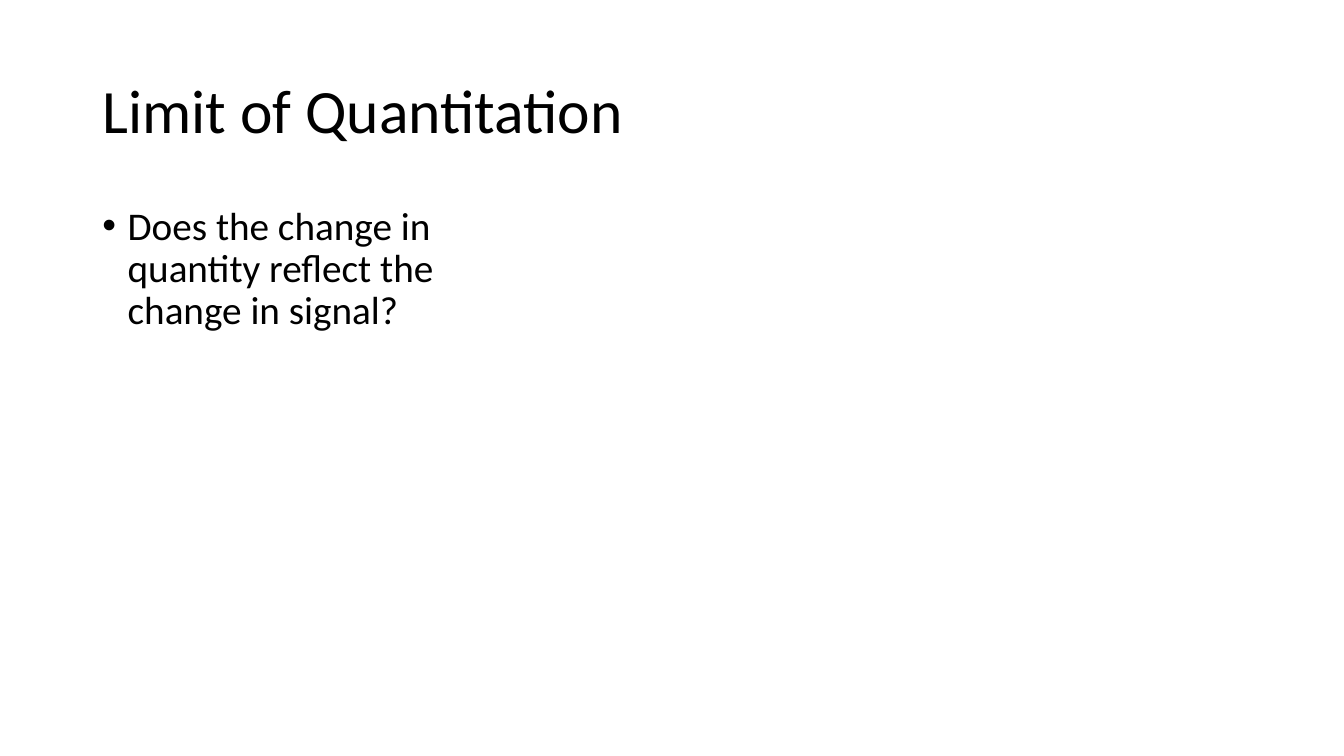
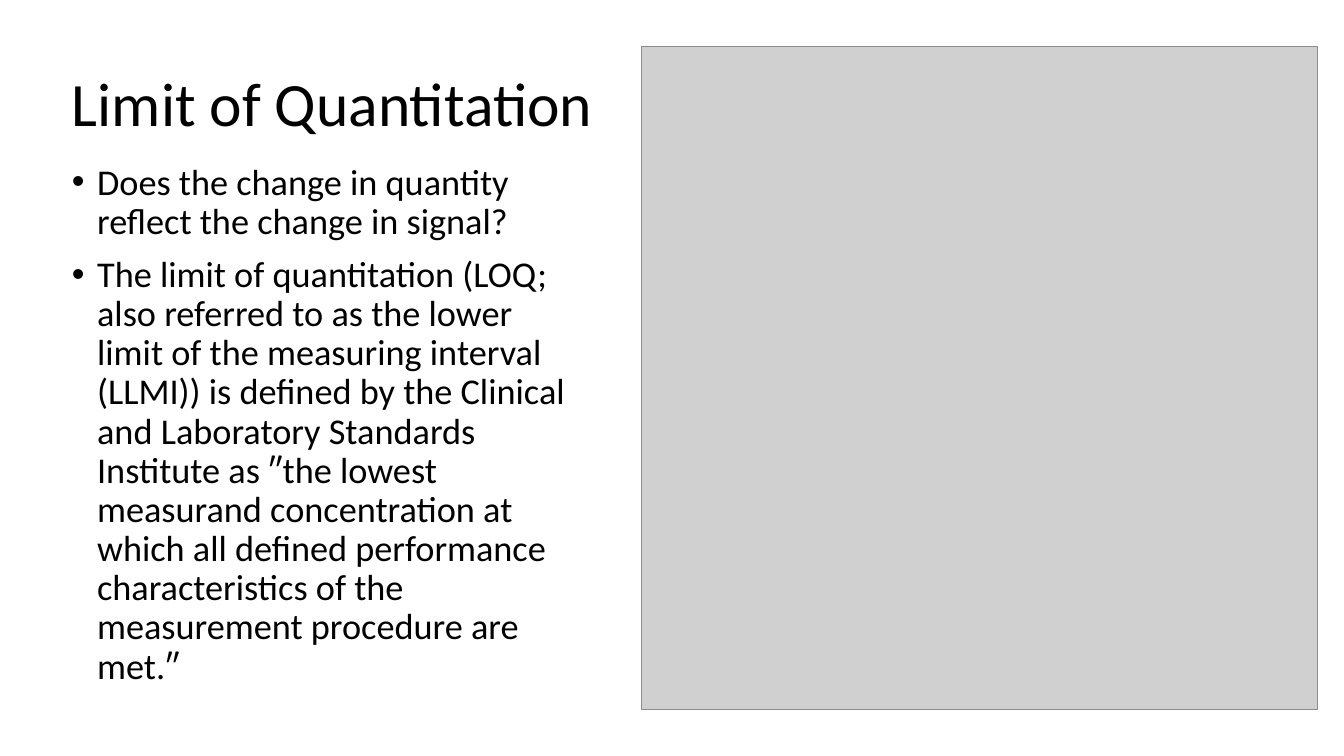
Before and after one commit to beliveau-lab/gen575, a slide deck: slide 23 of lectures/3.Quant101.Calibration.pptx (slide 18 before the commit). Drawn at 1344x756 pixels with LibreOffice and Linux fonts; fonts in the diff are those of the drawing; grey boxes stand for pictures. Boxes give left, top, right and bottom in pixels: in the first picture for what was removed or moved away, otherwise in the second. Text is boxed around its words. In the diff, an @@ line names an element or a change of style, - is before the commit and + after.

```diff
--- a/lectures/3.Quant101.Calibration.pptx
+++ b/lectures/3.Quant101.Calibration.pptx
@@ title "Limit of Quantitation" moved from (x1=102, y1=90, x2=622, y2=141) to (x1=72, y1=83, x2=592, y2=134) @@
@@ picture added at (x1=641, y1=46, x2=1318, y2=709) @@
@@ text "Does the change in quantity ..." moved from (x1=128, y1=212, x2=433, y2=331) to (x1=97, y1=169, x2=565, y2=680) @@
@@ text at (x1=97, y1=169, x2=509, y2=241): size 28 to 25.9 pt in "Does the change in quantity reflect the ..." @@
@@ text at (x1=97, y1=260, x2=565, y2=680): paragraph added @@
+• The limit of quantitation (LOQ; also referred to as the lower limit of the measuring interval (LLMI)) is defined by the Clinical and Laboratory Standards Institute as ″the lowest measurand concentration at which all defined performance characteristics of the measurement procedure are met.″
```
Also in this commit, not shown: 2 other slides changed, 13 slides added.
